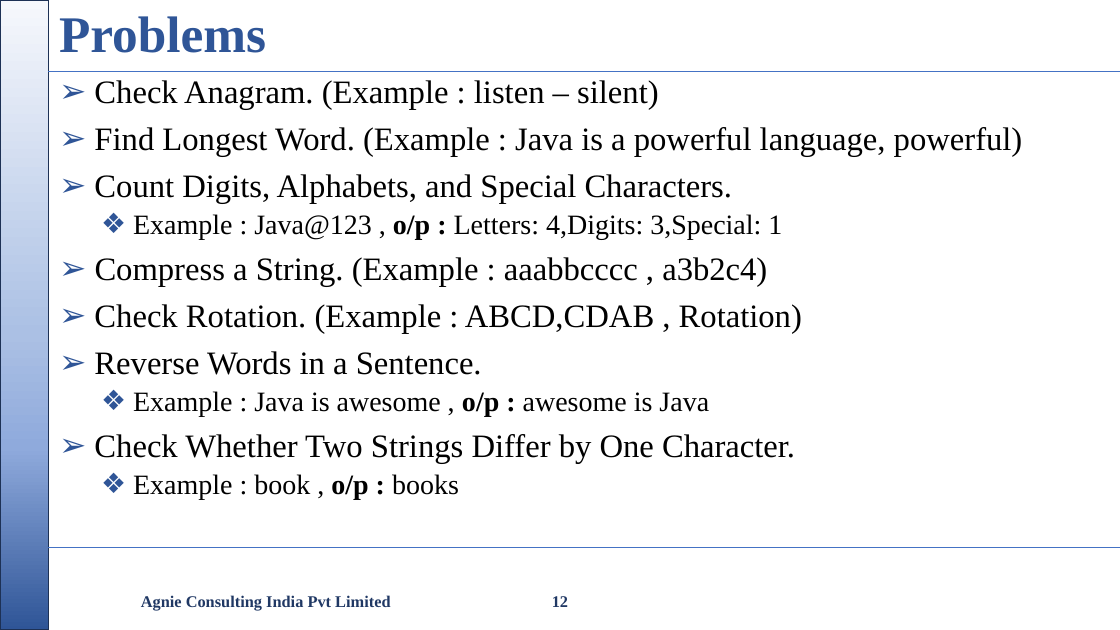
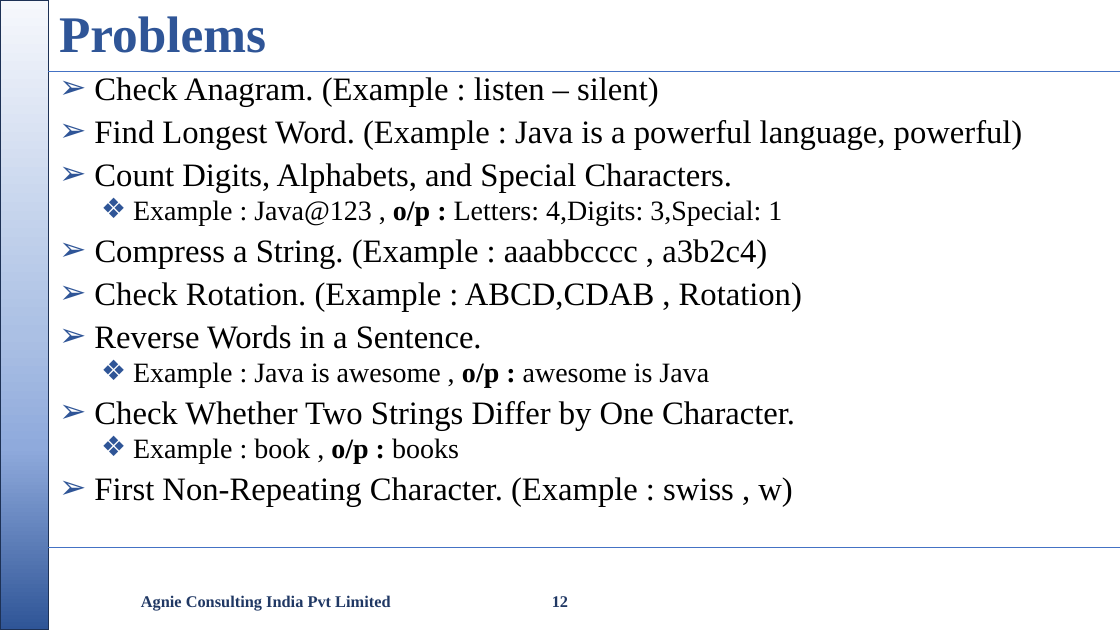
Before and after one commit to nikishdaniel1-del/Python-Cls, a slide deck: slide 12 of python class/Python Class.pptx. Drawn at 1120x630 pixels with LibreOffice and Linux fonts; fonts in the diff are those of the drawing; background and template pictures are left out. Boxes give left, top, right and bottom in pixels: in the first picture for what was removed or moved away, otherwise in the second. Text is boxed around its words. In the diff, an @@ line names an element or a change of style, - is before the commit and + after.

```diff
--- a/python class/Python Class.pptx
+++ b/python class/Python Class.pptx
@@ text at [94,77,1023,463]: line spacing 0.9 to 0.8 @@
@@ text at [94,477,792,506]: paragraph added @@
+➢ First Non-Repeating Character. (Example : swiss , w)
```
Also in this commit, not shown: 3 slides added, 3 other files.
